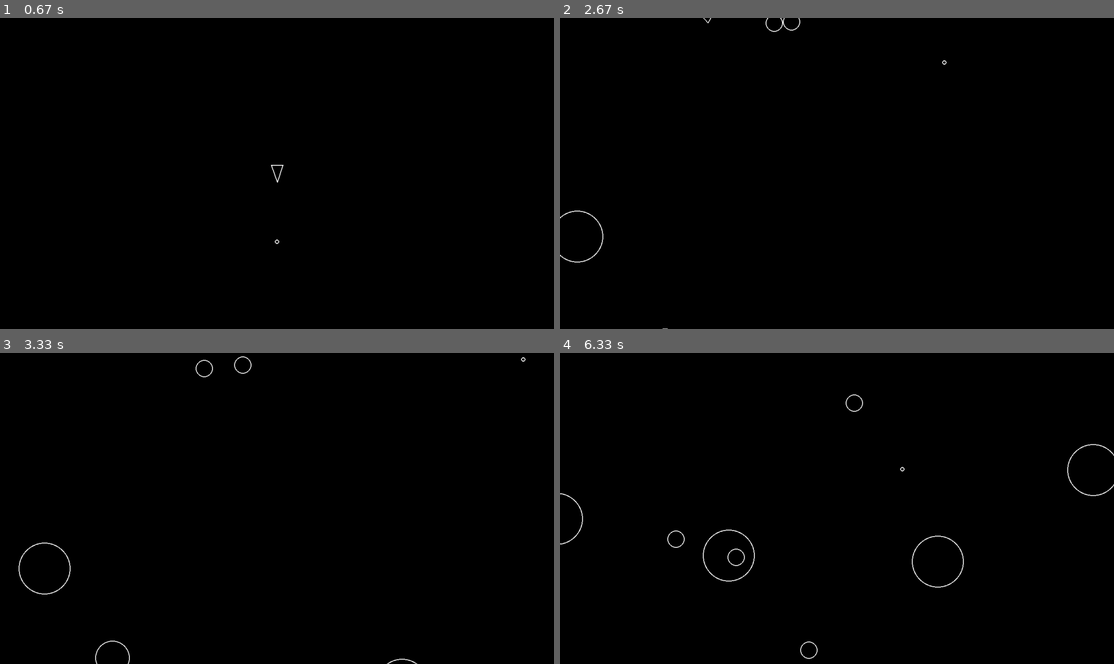
Above: before the commit, frames 1-4 (two rows, left to right).
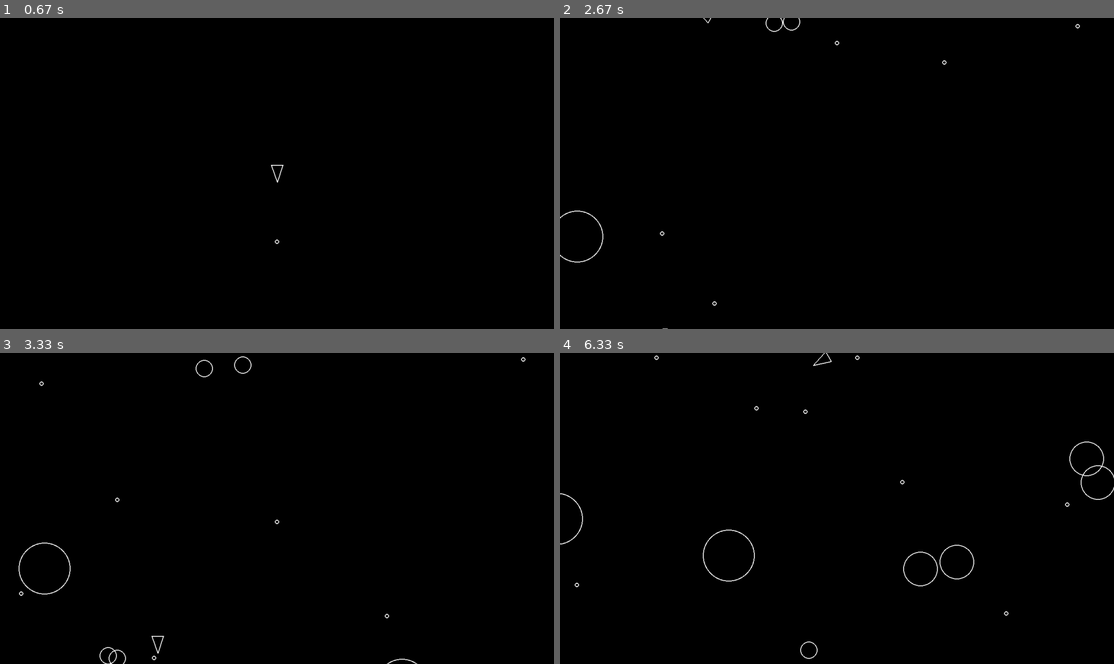
Above: after the commit, the same moments.

Repository: cluddles/pygame-asteroids
Game: pygame game, started from main.py
Two runs of this game, one before a commit and one after it. Both use one fixed random seed, a clock stepped at 60 frames per second and the inputs below.
Inputs:
- Up to frame 1 (0.67 s): tap Space at 0.33 s
- Up to frame 2 (2.67 s): hold Right 0.67-1.13 s; tap Space at 0.73, 1.03, 1.23, 1.57, 1.87, 2.07, 2.37, 2.63 s; hold Up 1.17-1.47 s; hold Right 1.5-1.97 s; hold Left 2-2.53 s; hold Down from 2.57 s (still down)
- Up to frame 3 (3.33 s): release Down at 2.87 s; hold Left 2.9-3.3 s; tap Space at 2.97, 3.27 s
- Up to frame 4 (6.33 s): hold Up 3.33-3.7 s; tap Space at 3.4, 3.8, 4.1, 4.47, 4.87, 5.17, 5.37, 5.67, 5.87, 6.2 s; hold Down 3.73-4.37 s; hold Down 4.4-4.77 s; hold Left 4.8-5.27 s; hold Right 5.3-5.77 s; hold Up 5.8-6.1 s; hold Right from 6.13 s (still down)

Frame 1 is identical in both runs. In frame 2, less than 0.1% of the frame differs, in the area x 18-94%, y 1-93%; in frame 3, 0.2%; in frame 4, 0.8%, in the area x 2-100%, y 0-85%.

Commit message:
Wrap objects

Diff:
--- a/main.py
+++ b/main.py
@@ -3,6 +3,7 @@
 import pygame
 
 from constants import *
+from circleshape import CircleShape
 from player import Player
 from asteroid import Asteroid
 from asteroidfield import AsteroidField
@@ -12,6 +13,21 @@
     pygame.init()
     screen = pygame.display.set_mode((SCREEN_WIDTH, SCREEN_HEIGHT))
     game_loop(screen)
+
+def wrap(thing, screen):
+    if not isinstance(thing, CircleShape):
+        return
+    w = screen.get_width()
+    h = screen.get_height()
+    r = thing.radius
+    if thing.position.x + r < 0:
+        thing.position.x += w + r * 2
+    elif thing.position.x - r >= w:
+        thing.position.x -= w + r * 2
+    if thing.position.y + r < 0:
+        thing.position.y += h + r * 2
+    elif thing.position.y - r >= h:
+        thing.position.y -= h + r * 2
 
 def game_loop(screen):
     clock = pygame.time.Clock()
@@ -38,6 +54,7 @@
         # logic
         for thing in updatable:
             thing.update(dt)
+            wrap(thing, screen)
         for asteroid in asteroids:
             if asteroid.is_colliding(player):
                 print("Game over!")
